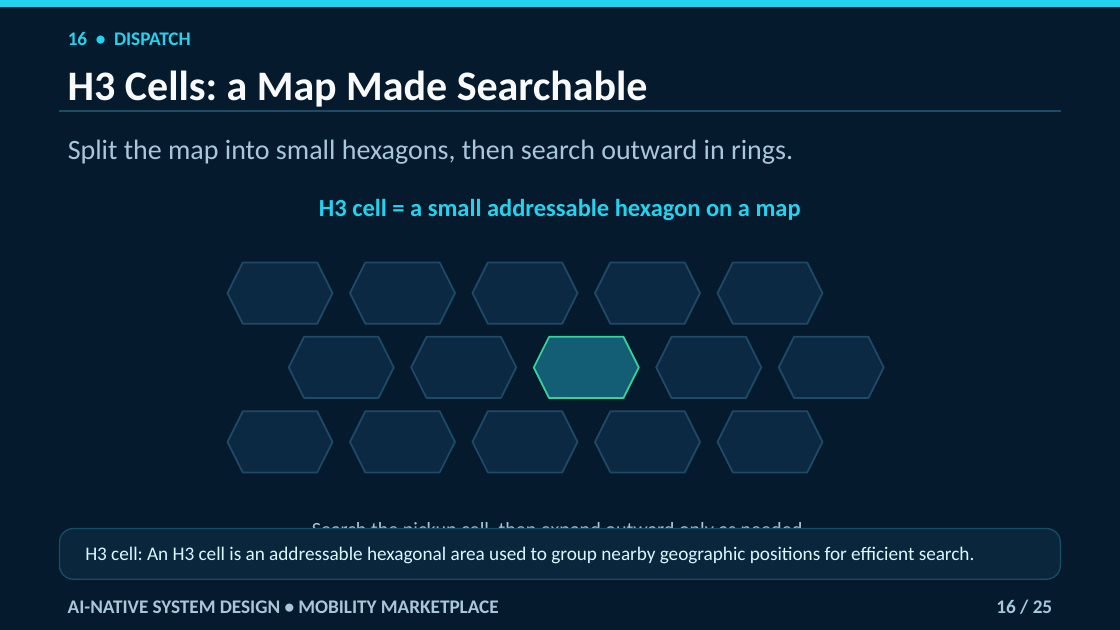
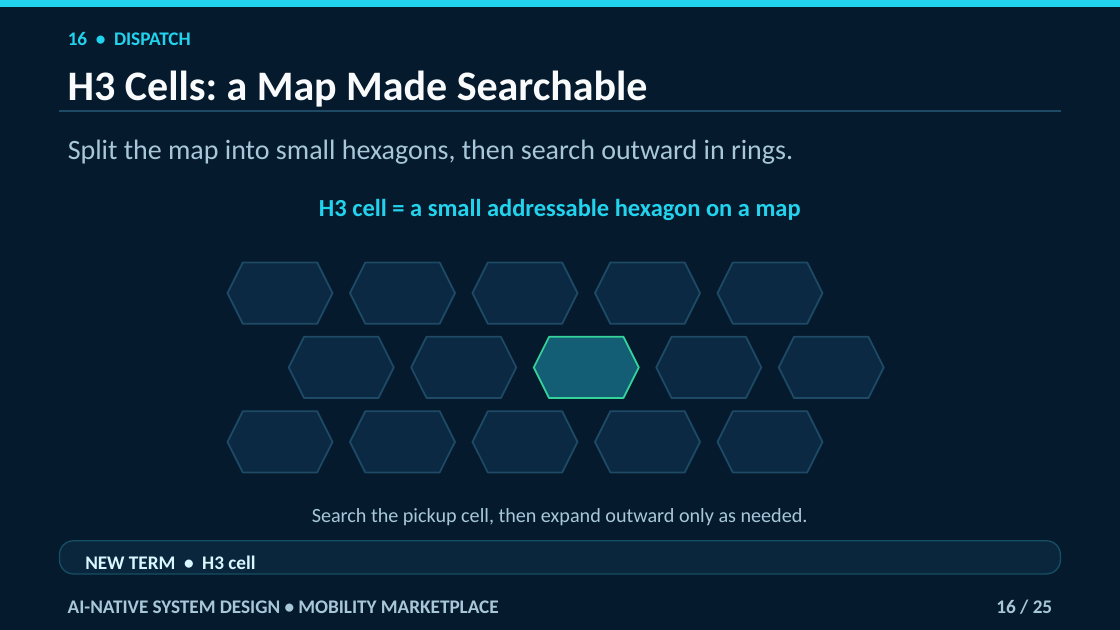
Before and after one commit to navaidya/learning, a slide deck: slide 16 of video/system-design/ai-native-mobility-marketplace/ai-native-mobility-marketplace.pptx. Drawn at 1120x630 pixels with LibreOffice and Linux fonts; fonts in the diff are those of the drawing. Boxes give left, top, right and bottom in pixels: in the first picture for what was removed or moved away, otherwise in the second. Text is boxed around its words. In the diff, an @@ line names an element or a change of style, - is before the commit and + after.

```diff
--- a/video/system-design/ai-native-mobility-marketplace/ai-native-mobility-marketplace.pptx
+++ b/video/system-design/ai-native-mobility-marketplace/ai-native-mobility-marketplace.pptx
@@ text "Search the pickup cell, then ..." rewrapped from (x1=312, y1=522, x2=808, y2=528) to (x1=312, y1=508, x2=808, y2=526) @@
@@ rounded rectangle resized from (x1=60, y1=528, x2=1061, y2=579) to (x1=60, y1=541, x2=1061, y2=575) @@
@@ rounded rectangle at (x1=60, y1=541, x2=1061, y2=575): proportions changed @@
@@ text at (x1=85, y1=555, x2=255, y2=569): text changed; bold on @@
-H3 cell: An H3 cell is an addressable hexagonal area used to group nearby geographic positions for efficient search.
+NEW TERM • H3 cell
```
Also in this commit, not shown: 24 other slides changed.
